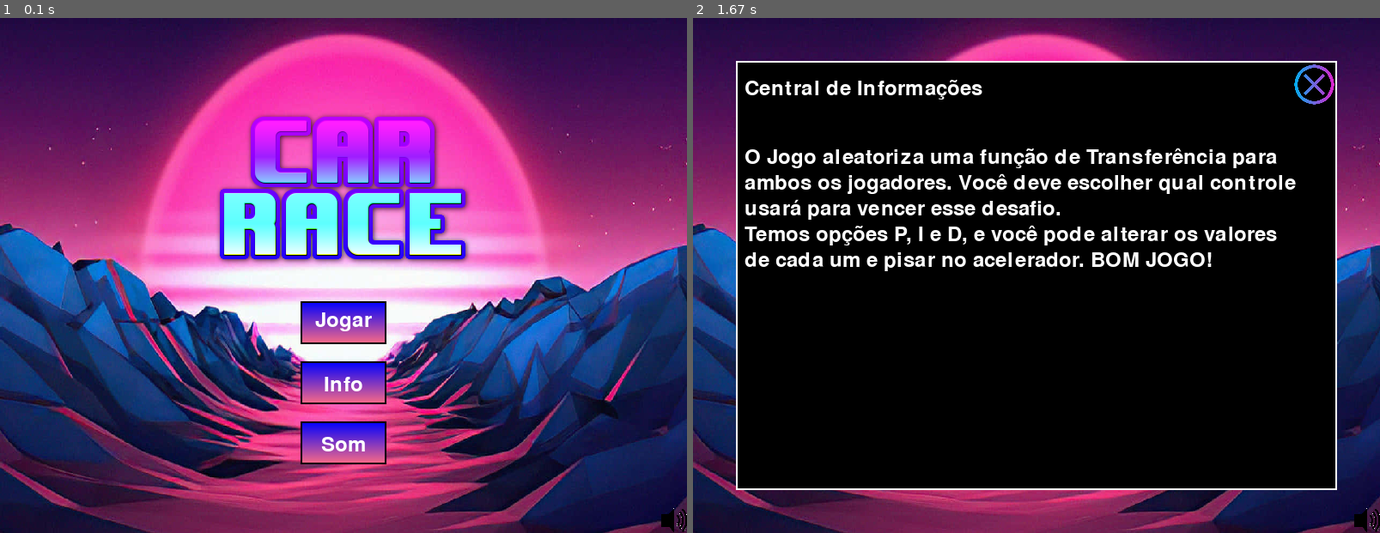
Above: before the commit, frames 1-2 (left to right).
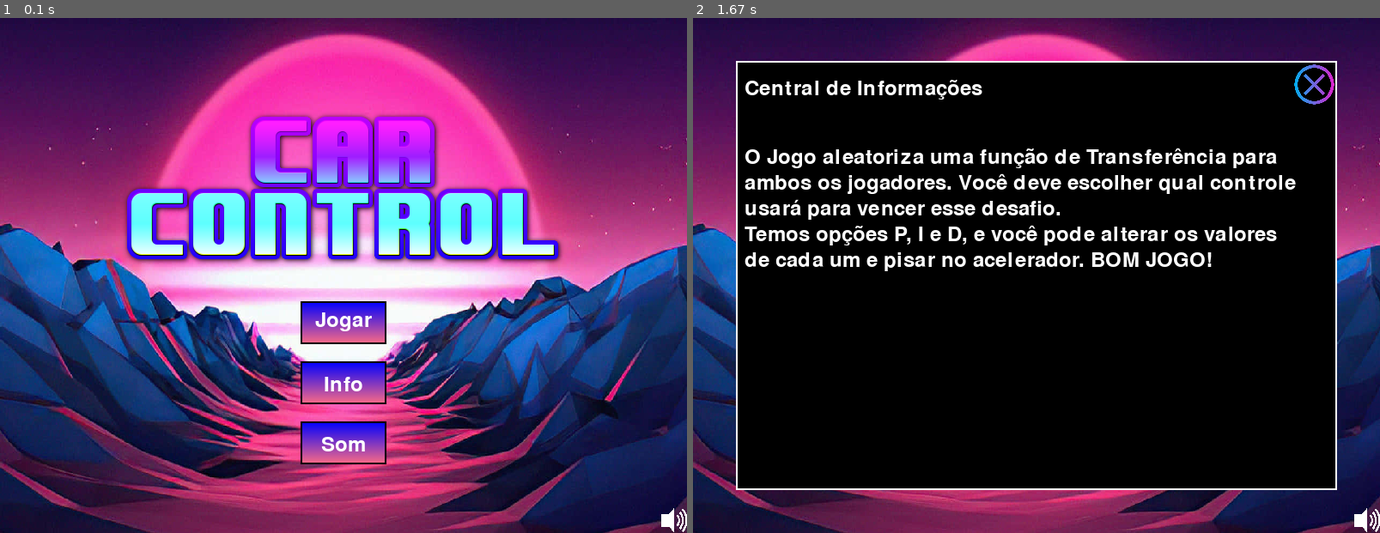
Above: after the commit, the same moments.

Repository: MatheuAlves/JogoControle1
Game: pygame game, started from menu.py
Two runs of this game, one before a commit and one after it. Both use one fixed random seed, a clock stepped at 60 frames per second and the inputs below.
Inputs:
- Up to frame 1 (0.1 s): no input
- Up to frame 2 (1.67 s): click "Info" at 0.38 s

The runs differ from the first frame. In frame 1, 6.1% of the frame differs, in the area x 18-100%, y 20-100%; in frame 2, less than 0.1%.

Commit message:
Corrigido todos Bugs

Diff:
--- a/menu.py
+++ b/menu.py
@@ -22,15 +22,15 @@
 # Carregando imagens
 background_image = pygame.image.load("images/background1.jpg")
 background_image = pygame.transform.scale(background_image, (1200, 900))
-sound_button_image = pygame.image.load("images/sound.png")
+sound_button_image = pygame.image.load("images/soundW.png")
 sound_button_image = pygame.transform.scale(sound_button_image, (30, 30))
-muted_button_image = pygame.image.load("images/mute.png")
+muted_button_image = pygame.image.load("images/muteW.png")
 muted_button_image = pygame.transform.scale(muted_button_image, (30, 30))
 plus_button_image = pygame.image.load("images/plus.png")
 plus_button_image = pygame.transform.scale(plus_button_image, (30, 30))
 minus_button_image = pygame.image.load("images/minus.png")
 minus_button_image = pygame.transform.scale(minus_button_image, (30, 30))
-title_image = pygame.image.load("images/CarRace.png")
+title_image = pygame.image.load("images/CarControl.png")
 
 # Carregando fonte
 font = pygame.font.Font(None, 36)
Binary file added: images/CarControl.png
Binary file added: images/CarControl2.png
Binary file added: images/muteW.png
Binary file added: images/soundW.png
